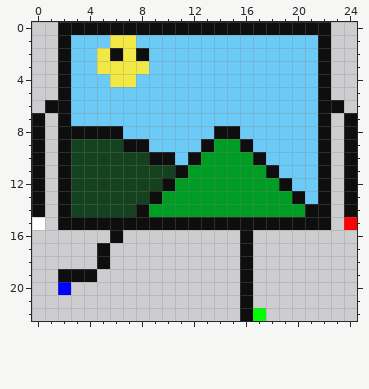
One commit to this pixel-art sprite: media/imgEnemy/1/spr4.png. Above, as it was before the edit.
The file is 125x115 pixels, drawn in blocks of 5x5; one block is one cell here.
After:
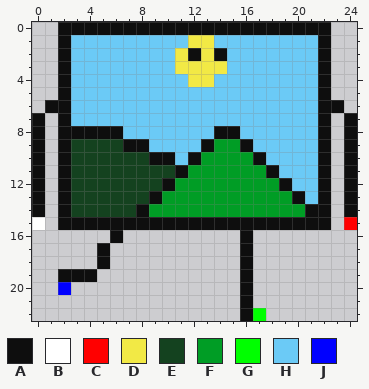
Palette (. is transparent): A #0e0e0e  B #ffffff  C #ff0000  D #f2e945  E #14421f  F #009d25  G #00ff00  H #6bcaf6  J #0000ff
Diff:
The edit turns colour H into colour A in row 2 at x 12 and 14.
The edit turns colour H into colour D in row 1 at x 12 to 13; in row 2 at x 11 and 13; in row 3 at x 11 to 14; in row 4 at x 12 to 13.
The edit turns colour A into colour H in row 2 at x 6 and 8.
The edit turns colour D into colour H in row 1 at x 6 to 7; in row 2 at x 5 and 7; in row 3 at x 5 to 8; in row 4 at x 6 to 7.
Where, in picture pixels (left, top, right, bottom), the same in both pictures:
changed: (97, 35, 227, 87)
